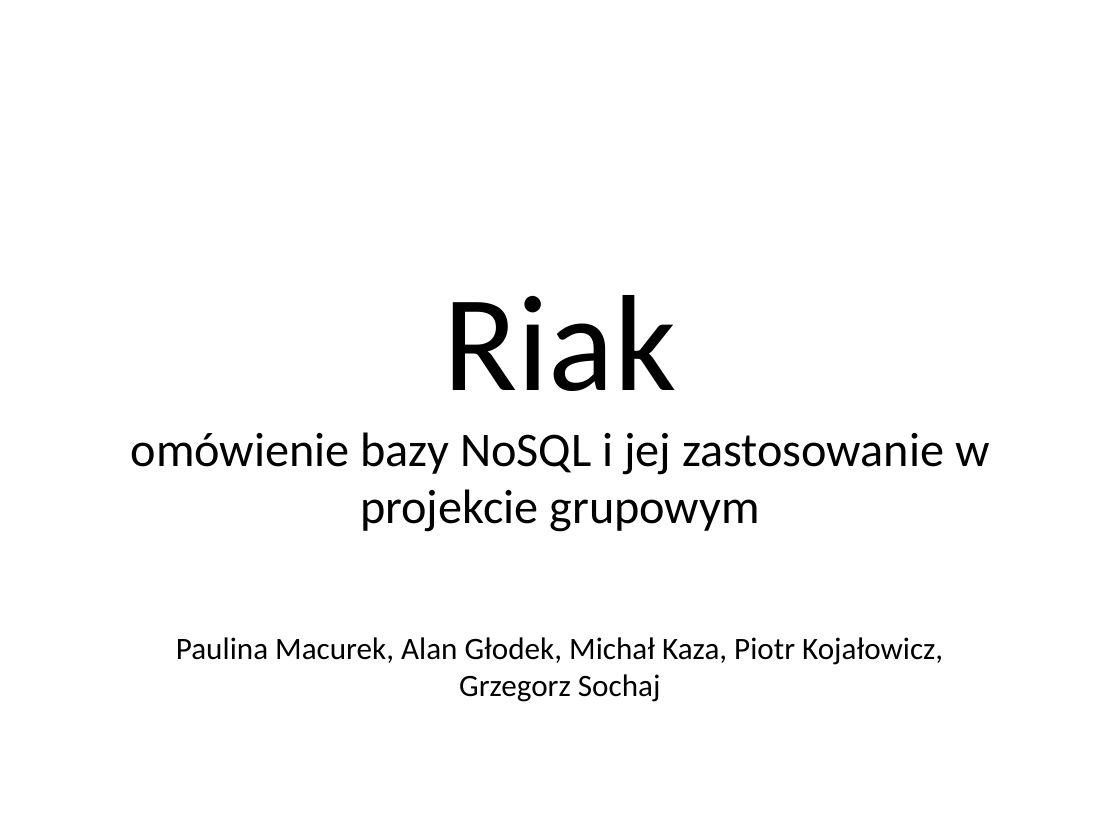
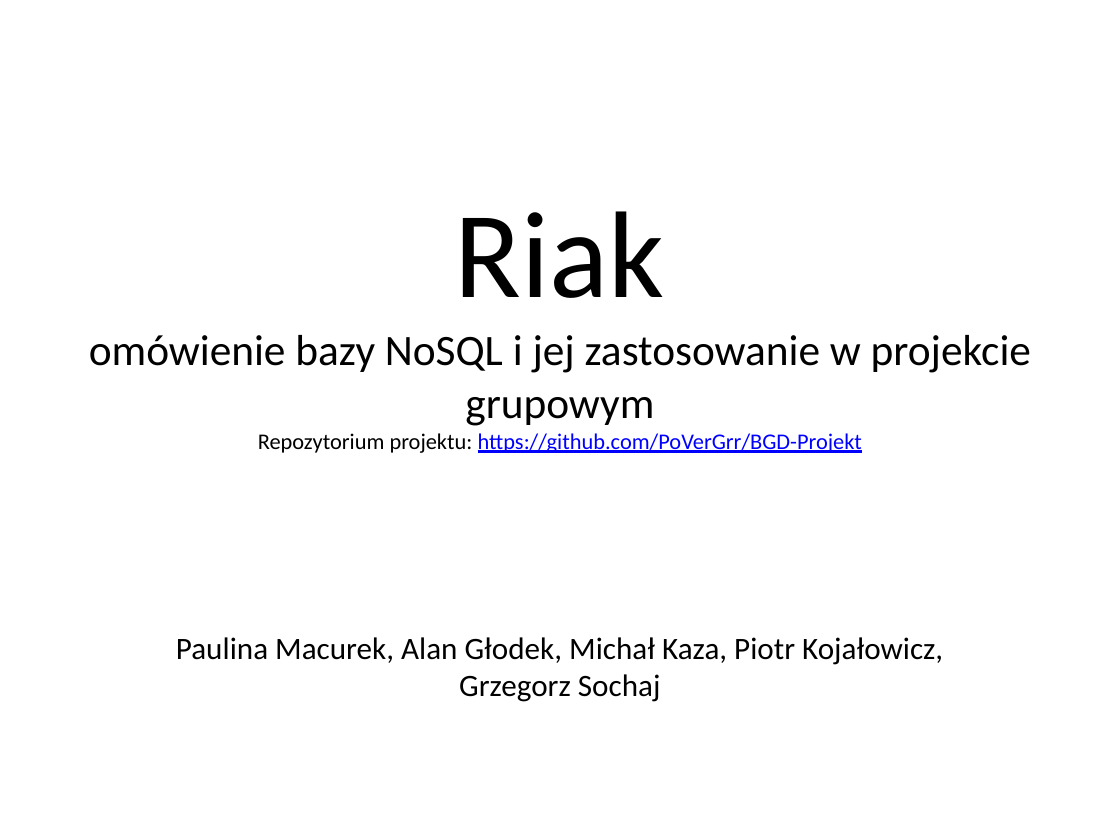
Before and after one commit to PoVerGrr/BGD-Projekt, a slide deck: slide 1 of Riak_BGD.pptx. Drawn at 1120x840 pixels with LibreOffice and Linux fonts; fonts in the diff are those of the drawing; background and template pictures are left out. Boxes give left, top, right and bottom in pixels: in the first picture for what was removed or moved away, otherwise in the second. Text is boxed around its words. In the diff, an @@ line names an element or a change of style, - is before the commit and + after.

```diff
--- a/Riak_BGD.pptx
+++ b/Riak_BGD.pptx
@@ title at (89, 211, 1031, 453): text changed; size 31 to 14.4 pt @@
-Riak
-omówienie bazy NoSQL i jej zastosowanie w projekcie grupowym
+Riak
+omówienie bazy NoSQL i jej zastosowanie w projekcie grupowym
+Repozytorium projektu: https://github.com/PoVerGrr/BGD-Projekt
```
Also in this commit, not shown: 2 other slides changed, 2 slides added.
